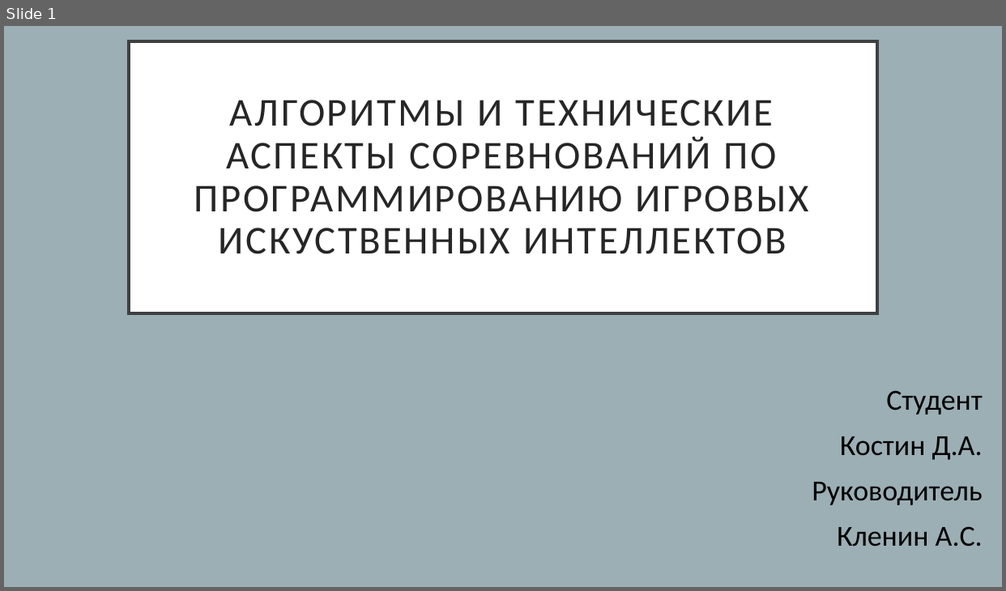
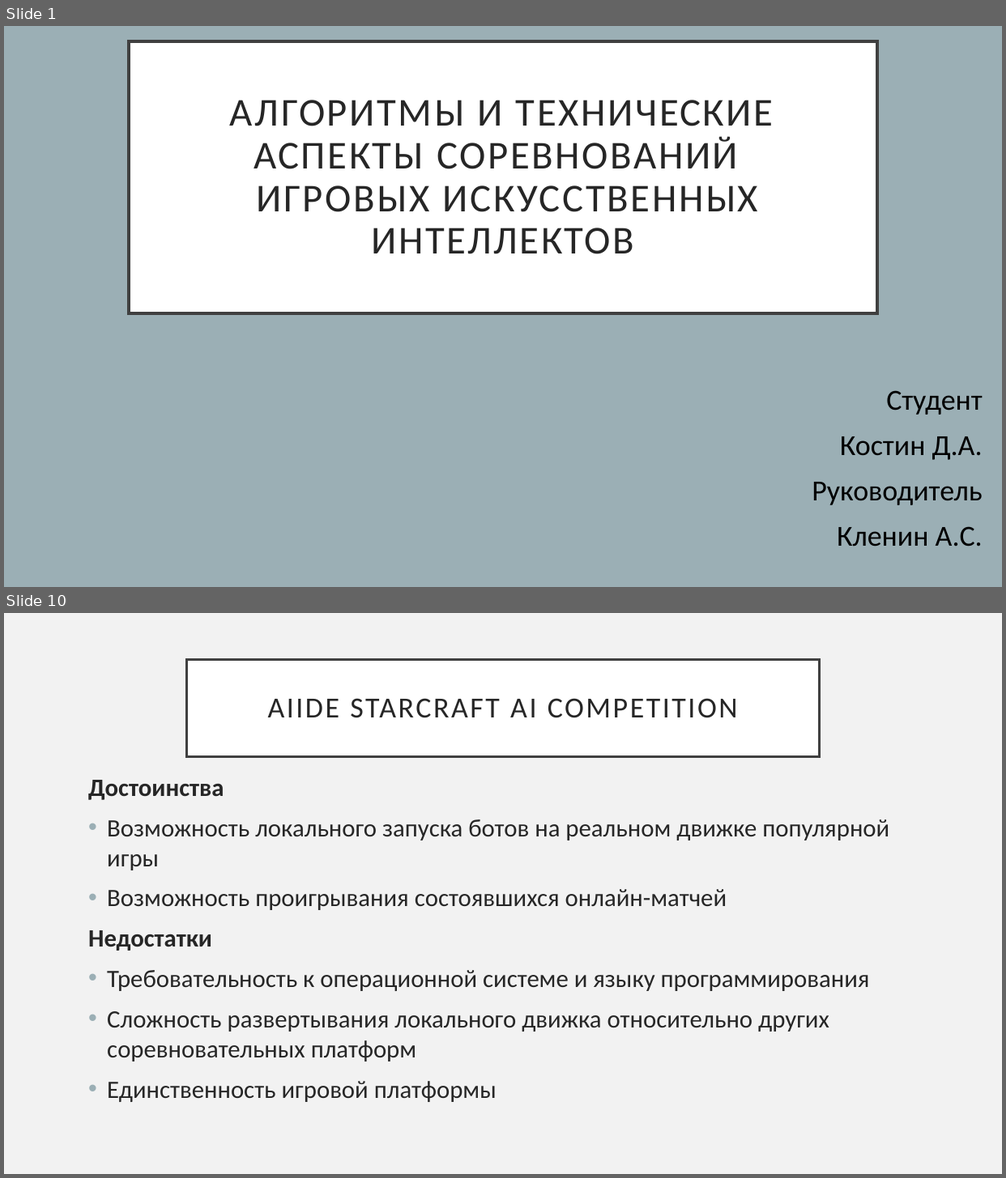
Before and after one commit to etharner/aigame, a slide deck: presentation.pptx. Shown one above the other, each under a label of ours: slide 1 before the commit, slides 1 and 10 after it; the slides between them are not shown. The pictures are 1006x591 and 1006x1178 pixels, drawn with LibreOffice and Linux fonts; fonts in the diff are those of the drawing. Boxes give left, top, right and bottom in pixels: in the first picture for what was removed or moved away, otherwise in the second. Text is boxed around its words. In the diff, an @@ line names an element or a change of style, - is before the commit and + after.

```diff
--- a/presentation.pptx
+++ b/presentation.pptx
@@ slide 10 added at bbox=[4, 613, 1002, 1174], background #F2F2F2 @@
@@ title added at bbox=[187, 659, 819, 756], fill #FFFFFF, outline #404040 2.5 pt, 28 pt, text #262626 @@
+AIIDE STARCRAFT AI COMPETITION
@@ text added at bbox=[88, 780, 889, 1102], 24 pt, text #262626 @@
+Достоинства
+• Возможность локального запуска ботов на реальном движке популярной игры
+• Возможность проигрывания состоявшихся онлайн-матчей
+Недостатки
+• Требовательность к операционной системе и языку программирования
+• Сложность развертывания локального движка относительно других соревновательных платформ
+• Единственность игровой платформы
@@ slide 1 changed as well @@
@@ title at bbox=[230, 100, 774, 254]: text changed @@
-АЛГОРИТМЫ И ТЕХНИЧЕСКИЕ АСПЕКТЫ СОРЕВНОВАНИЙ ПО ПРОГРАММИРОВАНИЮ ИГРОВЫХ ИСКУСТВЕННЫХ ИНТЕЛЛЕКТОВ
+АЛГОРИТМЫ И ТЕХНИЧЕСКИЕ АСПЕКТЫ СОРЕВНОВАНИЙ
+ИГРОВЫХ ИСКУСCТВЕННЫХ ИНТЕЛЛЕКТОВ
```
Also in this commit, not shown: 18 other slides added, 1 slide removed, 1 other file.
